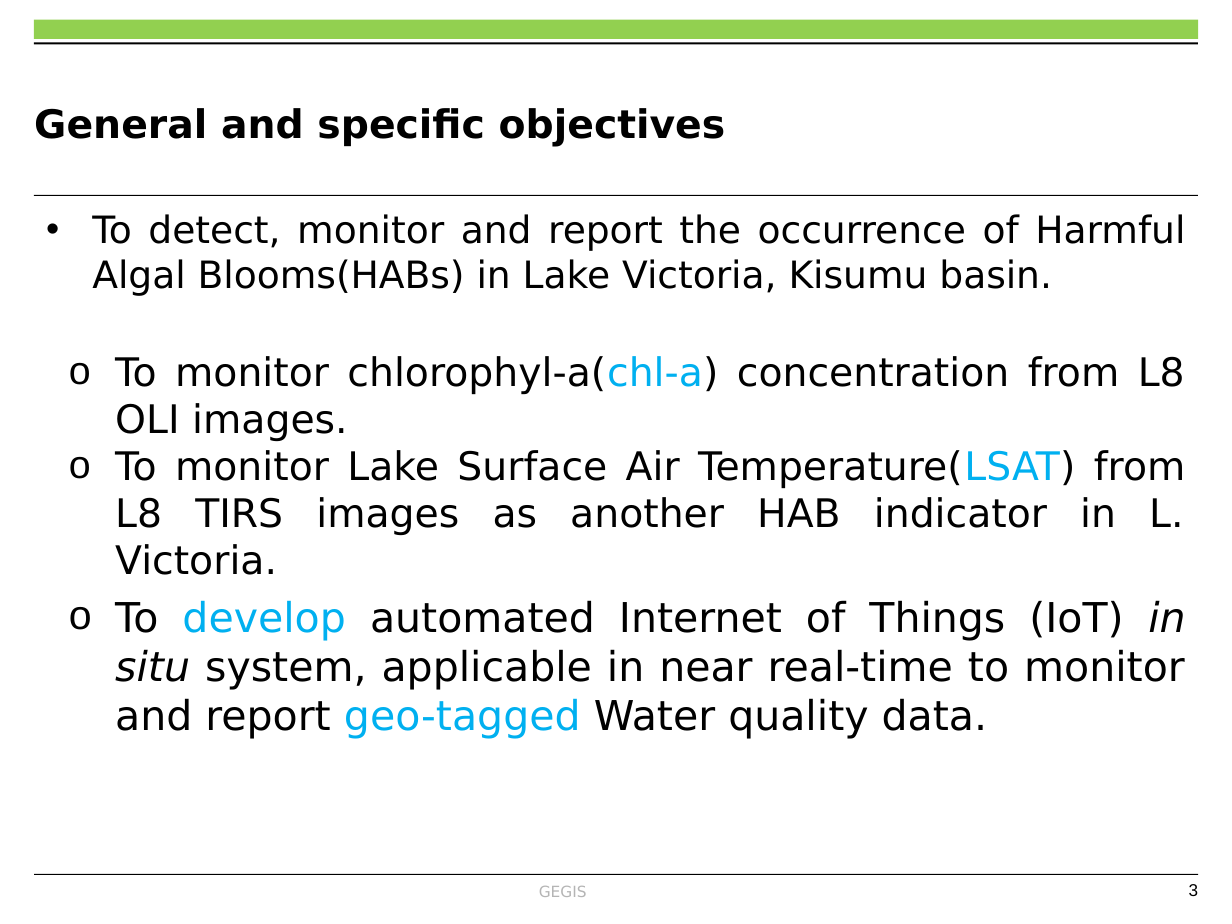
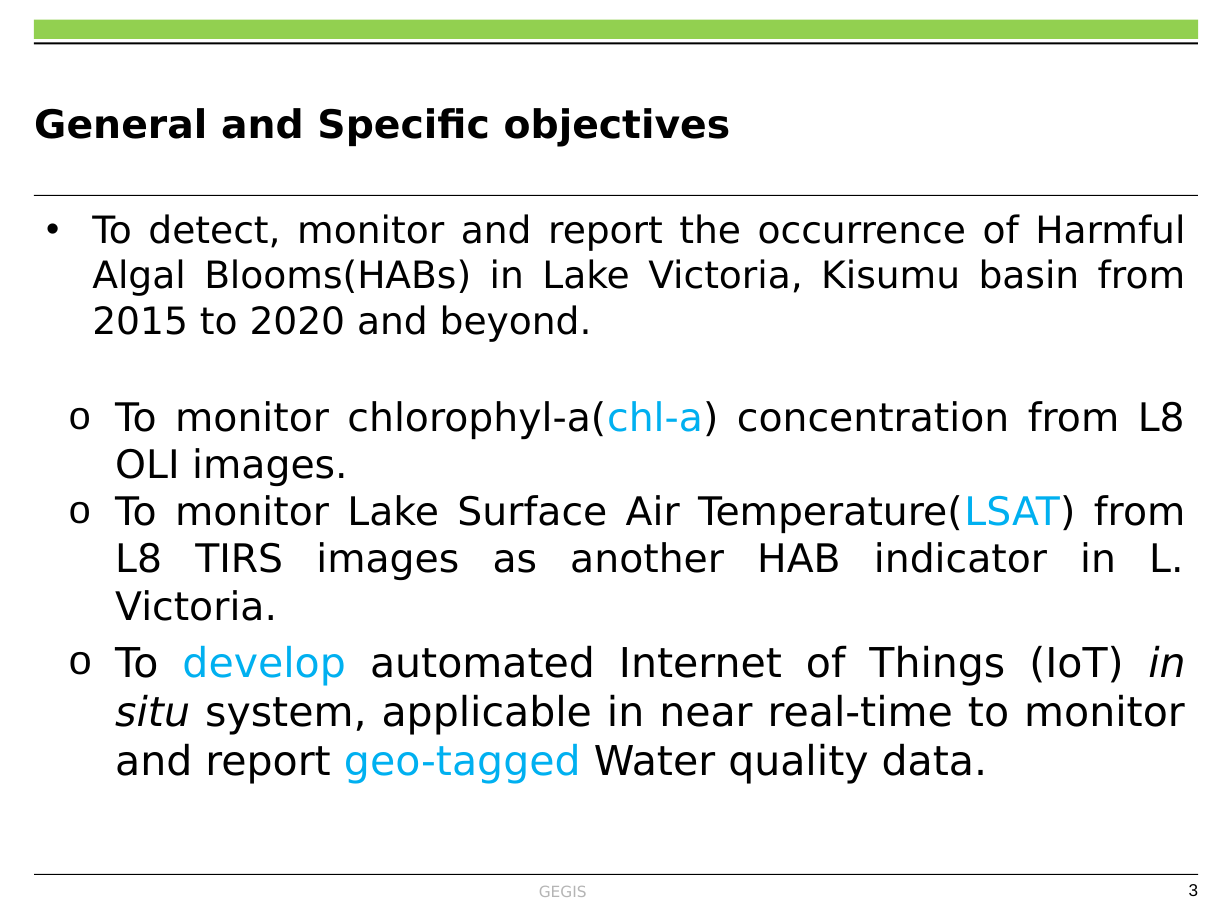
Before and after one commit to OkomoJacob/FinalYearProject, a slide deck: slide 3 of Dr. E Nduati, Superviser/Submissions/ENC222-0149_2017_OKOMO_JACOB_1234_Progress_2.pptx. Drawn at 1232x924 pixels with LibreOffice and Linux fonts; fonts in the diff are those of the drawing; background and template pictures are left out. Boxes give left, top, right and bottom in pixels: in the first picture for what was removed or moved away, otherwise in the second. Text is boxed around its words. In the diff, an @@ line names an element or a change of style, - is before the commit and + after.

```diff
--- a/Dr. E Nduati, Superviser/Submissions/ENC222-0149_2017_OKOMO_JACOB_1234_Progress_2.pptx
+++ b/Dr. E Nduati, Superviser/Submissions/ENC222-0149_2017_OKOMO_JACOB_1234_Progress_2.pptx
@@ title at [34, 108, 731, 147]: text changed @@
-General and specific objectives
+General and Specific objectives
@@ text at [92, 214, 1186, 342]: text changed @@
-• To detect, monitor and report the occurrence of Harmful Algal Blooms(HABs) in Lake Victoria, Kisumu basin.
+• To detect, monitor and report the occurrence of Harmful Algal Blooms(HABs) in Lake Victoria, Kisumu basin from 2015 to 2020 and beyond.
```
Also in this commit, not shown: 11 other slides changed, 2 slides added, 5 other files.
